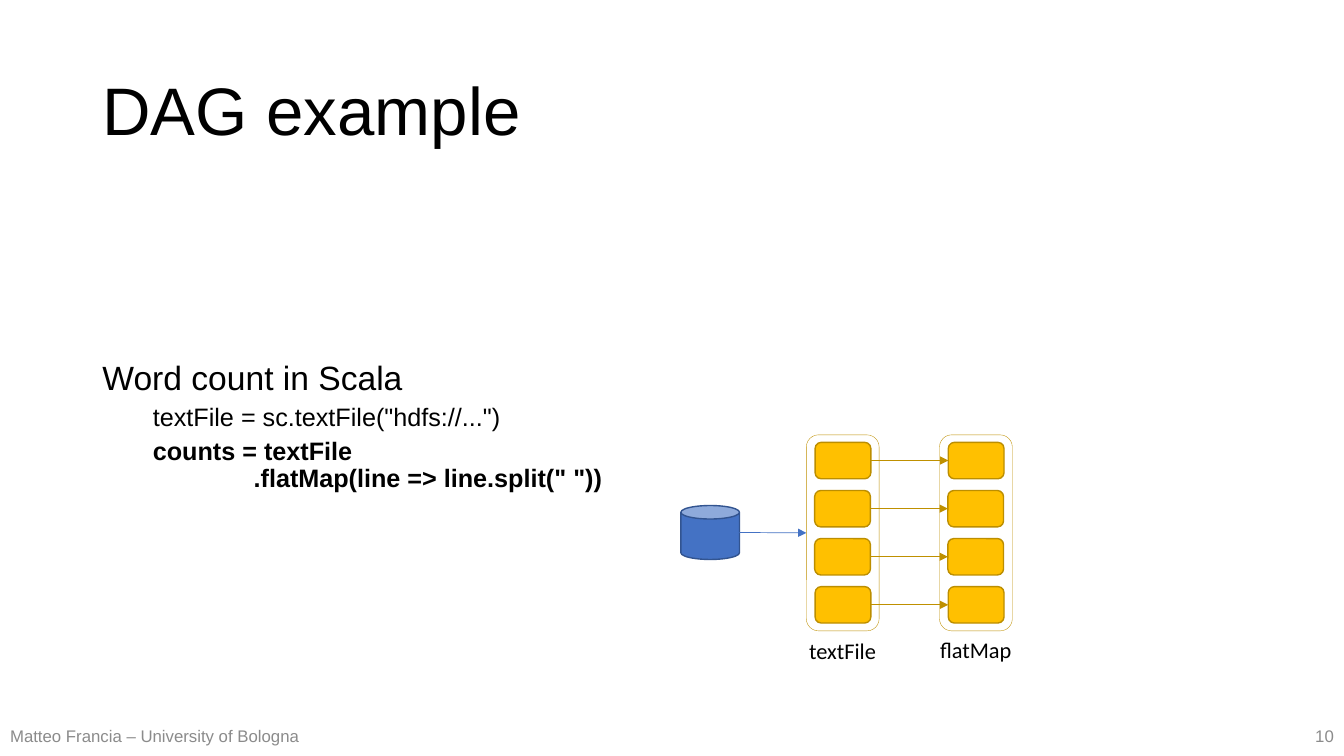
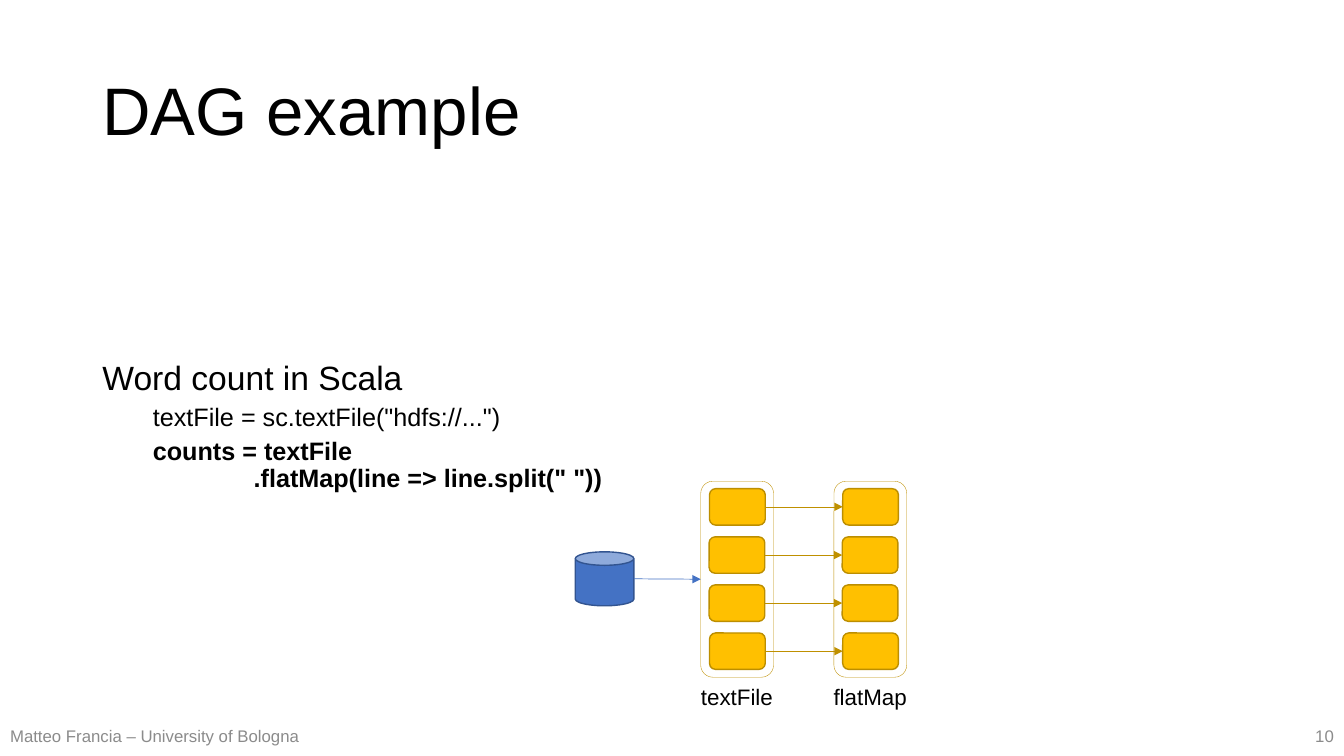
Before and after one commit to w4bo/teaching-handsondatapipelines, a slide deck: slide 10 of 03-BigData/slides.pptx. Drawn at 1344x756 pixels with LibreOffice and Linux fonts; fonts in the diff are those of the drawing. Boxes give left, top, right and bottom in pixels: in the first picture for what was removed or moved away, otherwise in the second. Text is boxed around its words. In the diff, an @@ line names an element or a change of style, - is before the commit and + after.

```diff
--- a/03-BigData/slides.pptx
+++ b/03-BigData/slides.pptx
@@ rounded rectangle: place and size @@
-rounded rectangle at box(940, 435, 1012, 630)
+rounded rectangle at box(701, 481, 773, 677)
@@ 2 rounded rectangles, 1 text, 1 cylinder, 1 arrow: place and size @@
-2 rounded rectangles, 1 text, 1 cylinder, 1 arrow at box(681, 443, 1011, 662)
+2 rounded rectangles, 1 text, 1 cylinder, 1 arrow at box(576, 489, 907, 710)
@@ 3 arrows: place and size @@
-3 arrows at box(871, 509, 949, 605)
+3 arrows at box(765, 507, 843, 603)
@@ rounded rectangle: place and size @@
-rounded rectangle at box(807, 435, 879, 630)
+rounded rectangle at box(834, 481, 906, 677)
@@ rounded rectangle: place and size @@
-rounded rectangle at box(815, 491, 870, 527)
+rounded rectangle at box(843, 489, 898, 525)
@@ rounded rectangle: place and size @@
-rounded rectangle at box(948, 538, 1003, 575)
+rounded rectangle at box(709, 537, 764, 574)
@@ rounded rectangle: place and size @@
-rounded rectangle at box(815, 538, 870, 575)
+rounded rectangle at box(843, 537, 898, 574)
@@ rounded rectangle: place and size @@
-rounded rectangle at box(949, 443, 1004, 479)
+rounded rectangle at box(709, 585, 764, 621)
@@ rounded rectangle: place and size @@
-rounded rectangle at box(816, 587, 871, 623)
+rounded rectangle at box(843, 585, 898, 621)
@@ rounded rectangle: place and size @@
-rounded rectangle at box(948, 491, 1003, 527)
+rounded rectangle at box(710, 633, 765, 669)
@@ arrow moved from (871, 461) - (949, 461) to (765, 651) - (843, 651) @@
@@ text "textFile" at box(701, 688, 773, 706): font Calibri to Arial @@
@@ text "textFile": place and size @@
-text "textFile" at box(809, 643, 876, 659)
+text "textFile" at box(701, 688, 773, 706)
@@ text "flatMap" at box(834, 688, 907, 710): font Calibri to Arial @@
```
Also in this commit, not shown: 4 other slides changed, 4 other files.
